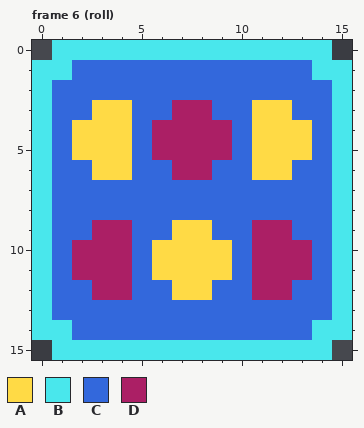
A pixel-art file gets an edit: assets/dice-roll-rainbow.aseprite. Above: the version before the commit.
16x16 pixels, 7 frames. Shown: frame 6 (roll).
Palette (. is transparent): A #ffda45  B #49e7ec  C #3368dc  D #ab1f65
Pixels before, frame 6 (roll), first column x 0:
 0 .BBBBBBBBBBBBBB.
 1 BBCCCCCCCCCCCCBB
 2 BCCCCCCCCCCCCCCB
 3 BCCAACCDDCCAACCB
 4 BCAAACDDDDCAAACB
 5 BCAAACDDDDCAAACB
 6 BCCAACCDDCCAACCB
 7 BCCCCCCCCCCCCCCB
 8 BCCCCCCCCCCCCCCB
 9 BCCDDCCAACCDDCCB
10 BCDDDCAAAACDDDCB
11 BCDDDCAAAACDDDCB
12 BCCDDCCAACCDDCCB
13 BCCCCCCCCCCCCCCB
14 BBCCCCCCCCCCCCBB
15 .BBBBBBBBBBBBBB.
After:
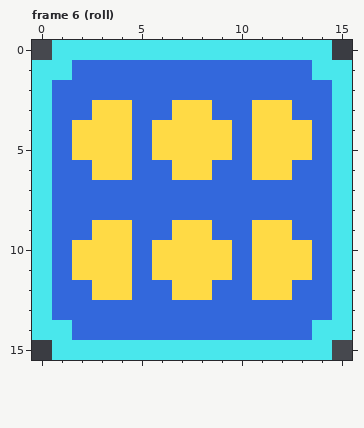
Diff:
Changed rows in their new state; - is an unchanged pixel.
Frame 6 (roll):
first column x 2:
 3 -----AA-----
 4 ----AAAA----
 5 ----AAAA----
 6 -----AA-----
 9 -AA------AA-
10 AAA------AAA
11 AAA------AAA
12 -AA------AA-
